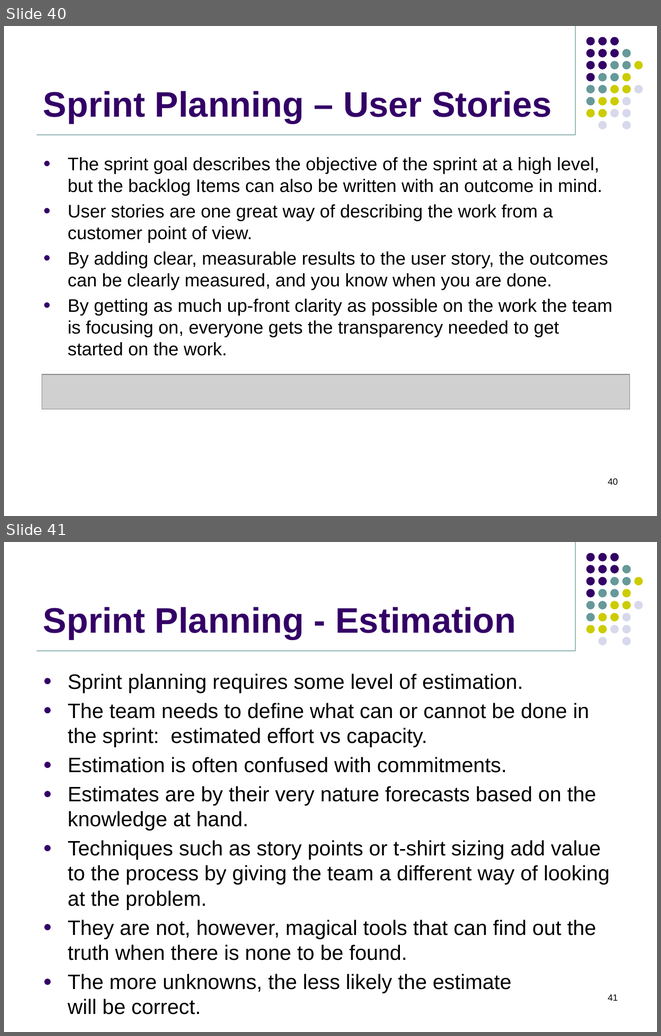
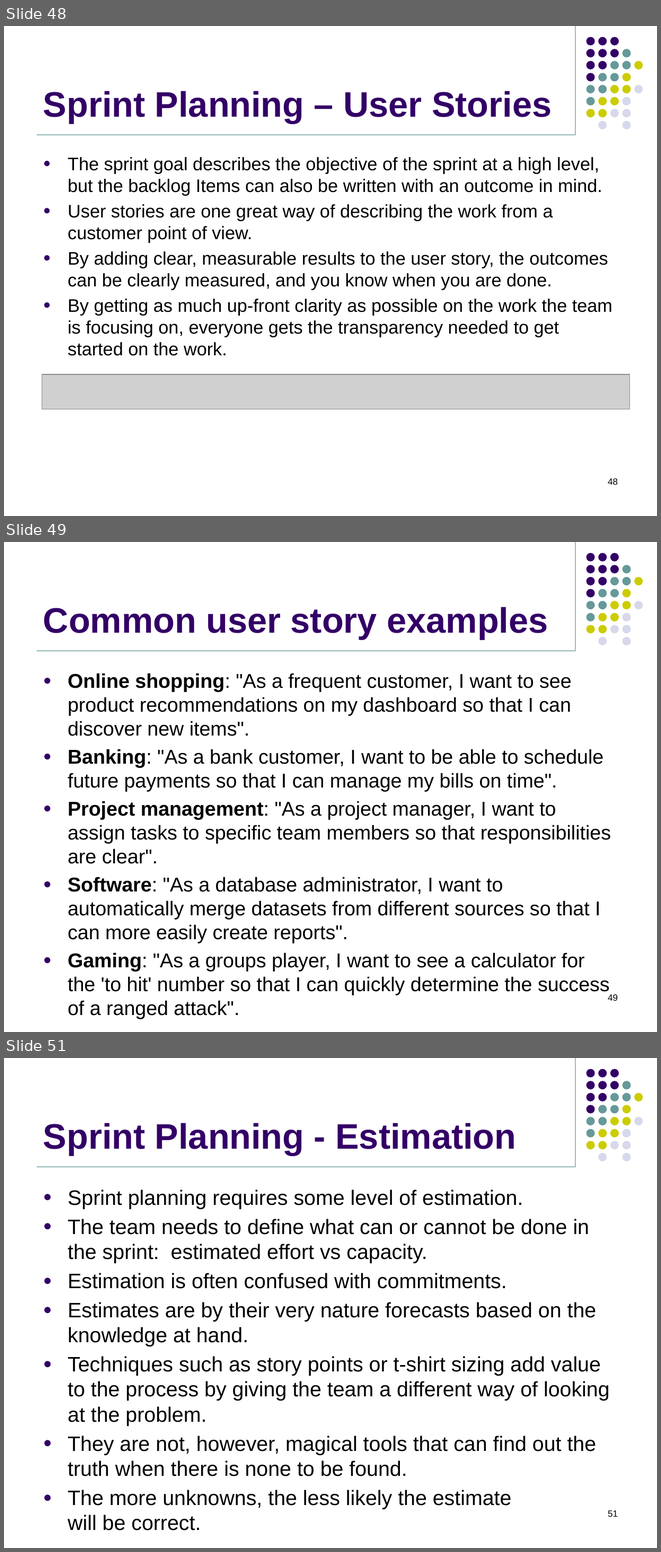
Before and after one commit to jasdhiratrevature/TrainingSlides, a slide deck: SLDC/SDLC.pptx. Shown one above the other, each under a label of ours: slides 40 and 41 before the commit, slides 48, 49 and 51 after it; the slides between them are not shown. The pictures are 661x1036 and 661x1552 pixels, drawn with LibreOffice and Linux fonts; fonts in the diff are those of the drawing; grey boxes stand for pictures; background and template pictures are left out. Boxes give left, top, right and bottom in pixels: in the first picture for what was removed or moved away, otherwise in the second. Text is boxed around its words. In the diff, an @@ line names an element or a change of style, - is before the commit and + after.

```diff
--- a/SLDC/SDLC.pptx
+++ b/SLDC/SDLC.pptx
@@ slide 49 added at (4, 542, 657, 1032), background #FFFFFF; not listed: 33 template elements that a slide beside it also shows @@
@@ title added at (43, 607, 548, 639), 39 pt, text #330066, bold @@
+Common user story examples
@@ text added at (68, 673, 611, 1019), 22 pt, text #000000 @@
+● Online shopping: "As a frequent customer, I want to see product recommendations on my dashboard so that I can discover new items".
+● Banking: "As a bank customer, I want to be able to schedule future payments so that I can manage my bills on time".
+● Project management: "As a project manager, I want to assign tasks to specific team members so that responsibilities are clear".
+● Software: "As a database administrator, I want to automatically merge datasets from different sources so that I can more easily create reports".
+● Gaming: "As a groups player, I want to see a calculator for the 'to hit' number so that I can quickly determine the success of a ranged attack".
@@ page number added at (608, 994, 618, 1000), 10 pt, text #000000 @@
+49
@@ what was slide 40 is now slide 48 @@
@@ page number at (608, 478, 618, 484): text changed @@
-40
+48
@@ what was slide 41 is now slide 51 @@
@@ page number at (608, 1510, 618, 1516): text changed @@
-41
+51
```
Also in this commit, not shown: 1 slide changed, 15 other slides added.
